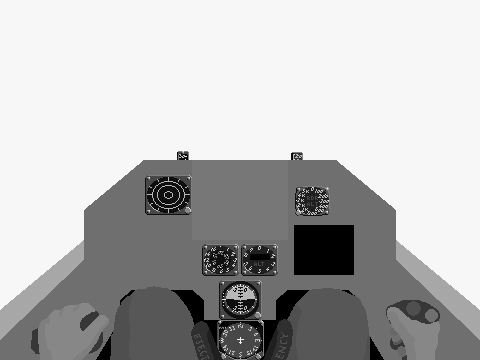
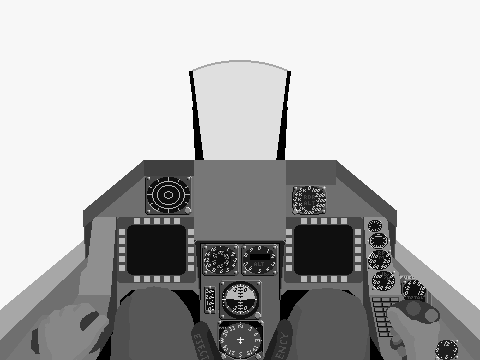
Layered file, before and after one edit (w=480, h=360). Changes by layer:
painted on "F16_Hood" over [72, 60, 458, 340]
painted on "F16_Bkgr" over [117, 185, 458, 360]
painted on "F16_Frame" over [6, 160, 474, 360]
hid "F14_Frgr" over [118, 164, 347, 285]
hid "F14_Bkgr" over [96, 151, 384, 310]
